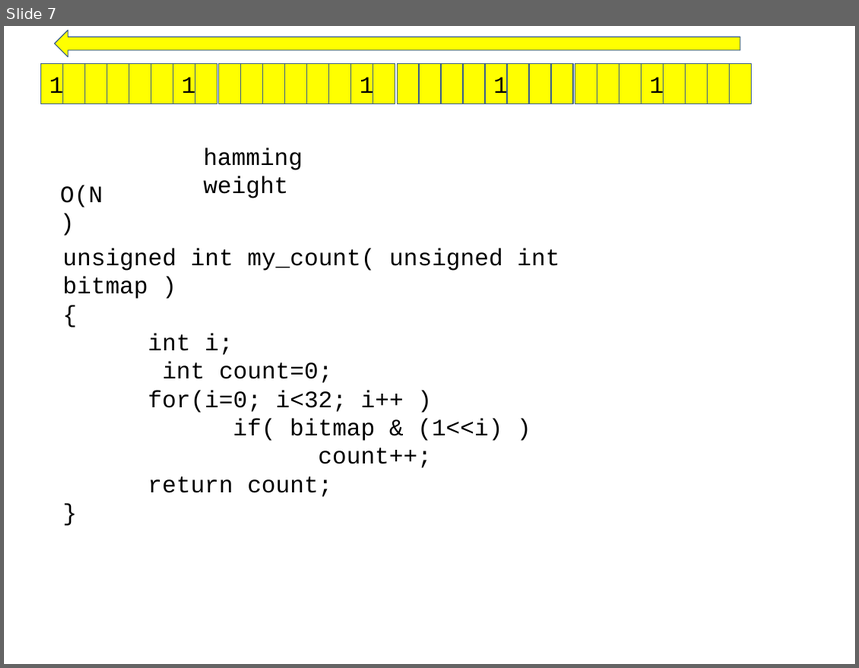
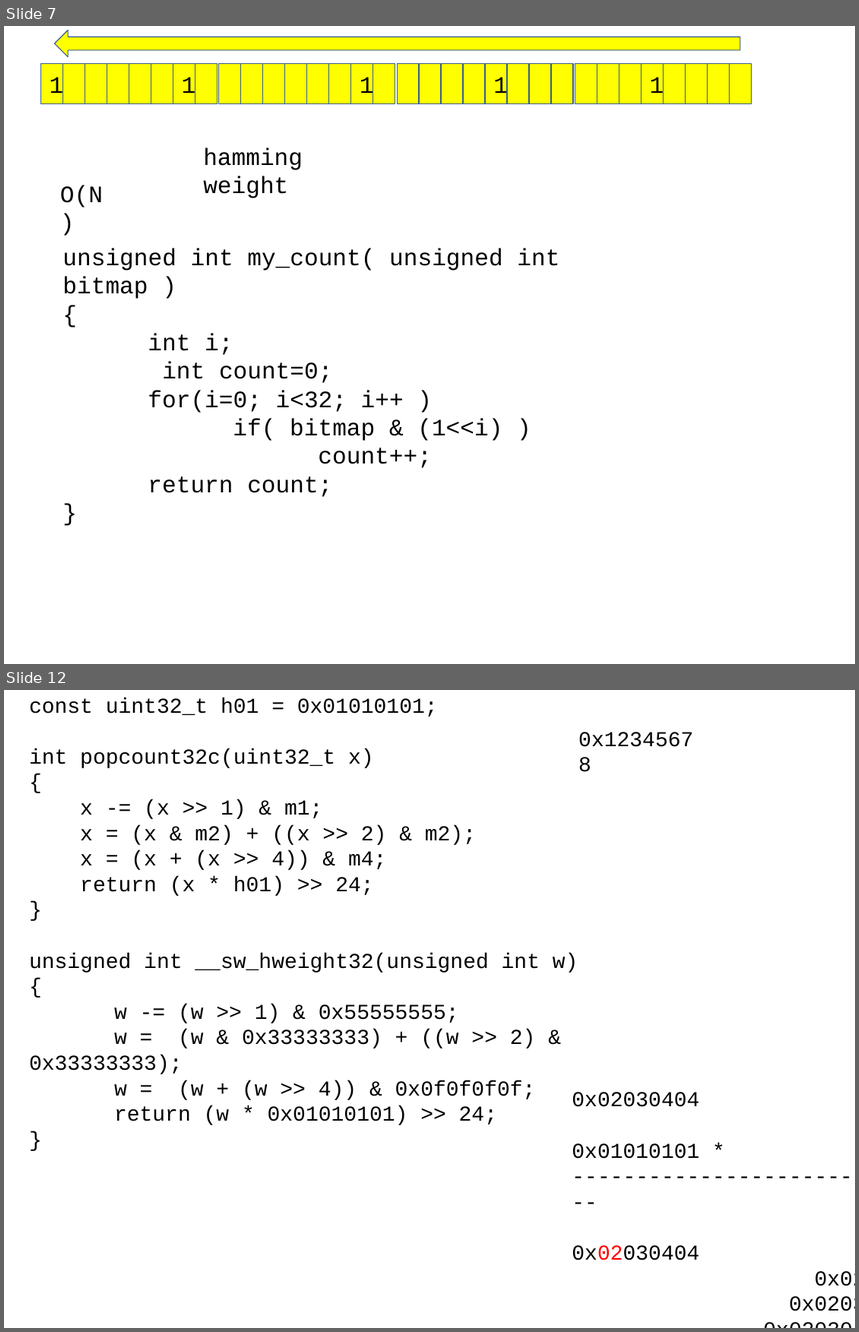
Before and after one commit to chisun-joung/osdsalgo_c, a slide deck: 05_day.pptx. Shown one above the other, each under a label of ours: slide 7 before the commit, slides 7 and 12 after it; the slides between them are not shown. The pictures are 859x668 and 859x1332 pixels, drawn with LibreOffice and Linux fonts; fonts in the diff are those of the drawing. Boxes give left, top, right and bottom in pixels: in the first picture for what was removed or moved away, otherwise in the second. Text is boxed around its words. In the diff, an @@ line names an element or a change of style, - is before the commit and + after.

```diff
--- a/05_day.pptx
+++ b/05_day.pptx
@@ slide 12 added at <box>4,690,855,1328</box>, background #FFFFFF @@
@@ text added at <box>29,698,579,1125</box>, 18 pt, text #000000 @@
+const uint32_t h01 = 0x01010101;
+int popcount32c(uint32_t x)
+{
+x -= (x >> 1) & m1;
+x = (x & m2) + ((x >> 2) & m2);
+x = (x + (x >> 4)) & m4;
+return (x * h01) >> 24;
+}
+unsigned int __sw_hweight32(unsigned int w)
+{
+w -= (w >> 1) & 0x55555555;
+w = (w & 0x33333333) + ((w >> 2) & 0x33333333);
+w = (w + (w >> 4)) & 0x0f0f0f0f;
+return (w * 0x01010101) >> 24;
+}
@@ text added at <box>570,720,705,781</box>, 18 pt, text #000000 @@
+0x12345678
@@ text added at <box>572,1092,699,1261</box>, 18 pt, text #000000 @@
+0x02030404
+0x01010101 *
+--------------------------------
+0x02030404
+0x02030404
+0x02030404
+0x02030404
+--------------------------------
+0x0205090d0b0804
```
Also in this commit, not shown: 1 slide changed, 9 other slides added, 2 other files.
